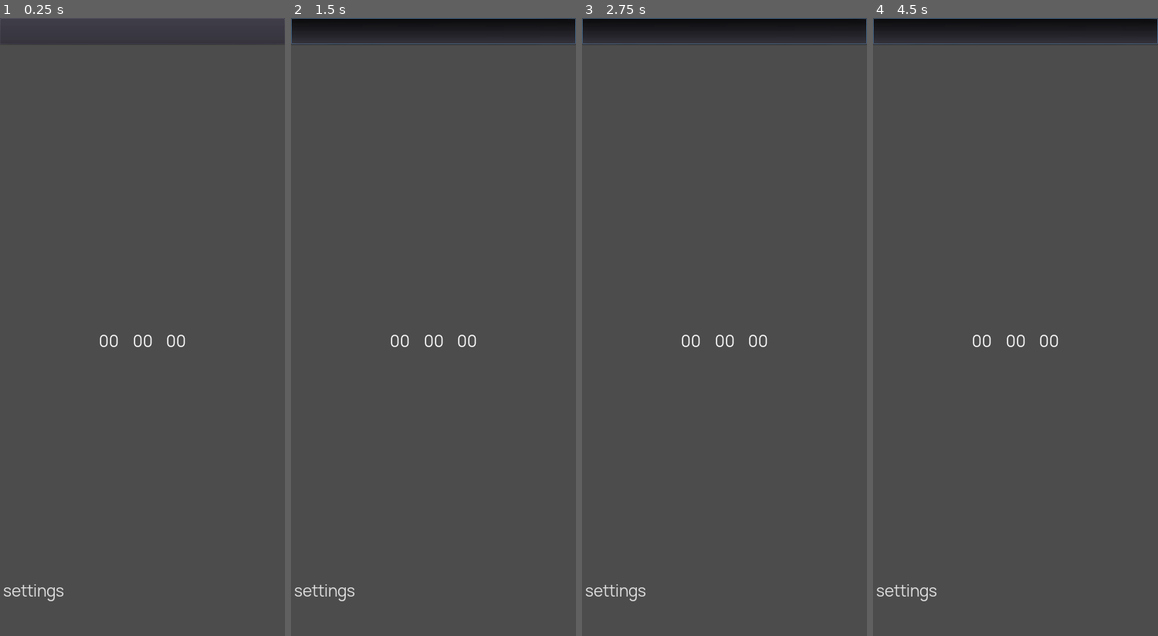
Above: before the commit, frames 1-4 (left to right).
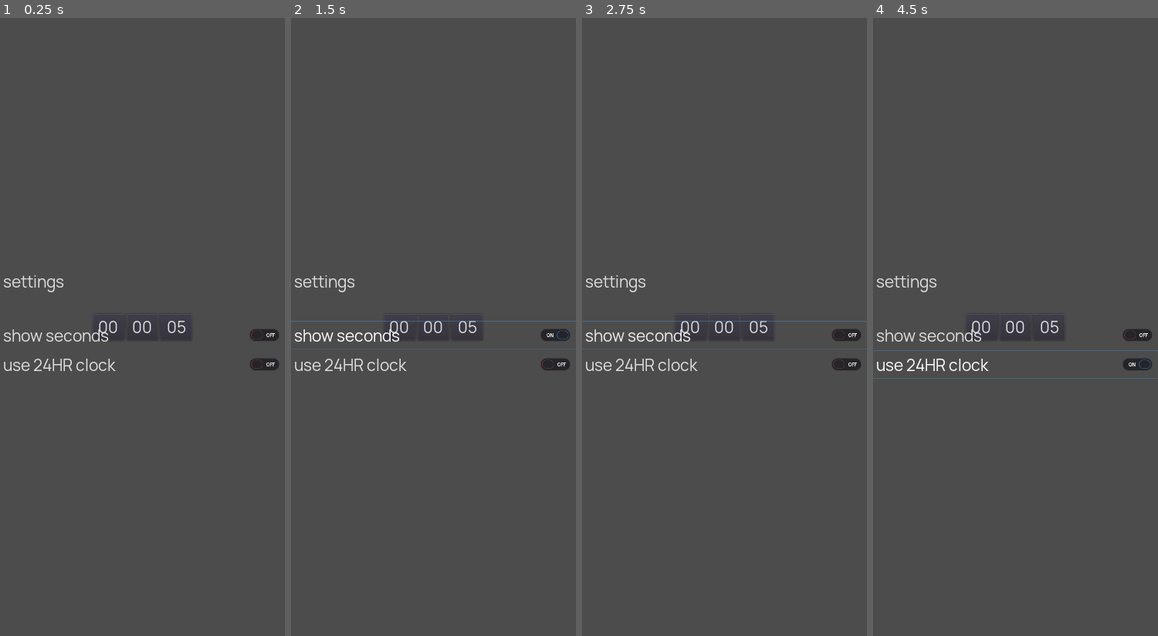
Above: after the commit, the same moments.

Repository: mrwm/clock
Game: Godot game, scene res://Main.tscn
Two runs of this game, one before a commit and one after it. Both use one fixed random seed, a clock stepped at 60 frames per second and the inputs below.
Inputs (mouse positions are in pixels of both pictures, inside the frame that each line leads up to):
- Up to frame 1 (0.25 s): no input
- Up to frame 2 (1.5 s): click (433, 30) at 0.52 s; click (399, 327) at 1.25 s, where only the run after the commit has a clickable "00"
- Up to frame 3 (2.75 s): click (724, 327) at 2 s, where only the run after the commit has a clickable "00"
- Up to frame 4 (4.5 s): click (1049, 327) at 2.75 s, where only the run after the commit has a clickable "05"; click (1015, 333) at 3.5 s, where only the run after the commit has a clickable "show seconds"; click (1015, 364) at 4.25 s, where only the run after the commit has a clickable "use 24HR clock"

The runs differ from the first frame. In frame 1, 1.9% of the frame differs, in the area x 0-100%, y 3-95%; in frame 2, 6.2%; in frame 3, 6.2%; in frame 4, 6.2%, in the area x 0-100%, y 0-95%.

Commit message:
todo: change the menu to take up only the bottom of the screen instead of covering all of it.

Diff:
--- a/Main.gd
+++ b/Main.gd
@@ -67,7 +67,7 @@
     add_child(menu) #uncomment once timer is finished
     isSceneLoaded = true
 
-func _process(delta):
+func _process(_delta):
   if (Variables.swipeDirection == Variables.SwipeDirection.UP):
     print("up")
     pass
--- a/Menu.gd
+++ b/Menu.gd
@@ -45,6 +45,7 @@
       menuHide += $MenuList.get_child(i).rect_size.y;
     pass
   menuHide = menuHide - ($MenuList.get_child(0).rect_size.y * 2);
+
 
 # TODO:
 #
@@ -57,6 +58,7 @@
 # -[x] Fix menu text after transitions
 # -[x] Fix menu button start/resume text on transition
 # -[x] Fix menu button not updating when switching from started stopwatch to clock and back
+# -[ ] Get menu hitbox to only take up bottom of the screen
 # -[ ] Change menu from settings to bottom bar
 #
 
--- a/Menu.tscn
+++ b/Menu.tscn
@@ -5,10 +5,10 @@
 [node name="Menu" type="Control"]
 anchor_right = 1.0
 anchor_bottom = 1.0
+margin_top = 1170.0
 script = ExtResource( 1 )
 
 [node name="MenuList" type="VBoxContainer" parent="."]
-anchor_top = 0.5
 anchor_right = 1.0
 anchor_bottom = 1.0
 rect_pivot_offset = Vector2( -2255, -1241 )
--- a/Timer.gd
+++ b/Timer.gd
@@ -4,28 +4,25 @@
 var logged = {
   hour = 0,
   minute = 0,
-  second = 0,
+  second = 5, #temp time for now
   }
 
-onready var hourLabel = $"VBoxContainer/CenterContainer/TimeSplit/Hour";
-onready var minuteLabel = $"VBoxContainer/CenterContainer/TimeSplit/Minute";
-onready var secondLabel = $"VBoxContainer/CenterContainer/TimeSplit/Second";
-
-onready var btn = $"VBoxContainer/Button";
+onready var hourBtn = $"VBoxContainer/CenterContainer/TimeSplit/Hour";
+onready var minuteBtn = $"VBoxContainer/CenterContainer/TimeSplit/Minute";
+onready var secondBtn = $"VBoxContainer/CenterContainer/TimeSplit/Second";
 
 var timer := Timer.new()
 
 # Called when the node enters the scene tree for the first time.
 func _ready():
-  #Variables.currentScene = Variables.CurrentSceneIs.TIMER
-  btn.connect("toggled", self, "_on_btn_toggled")
-  btn.toggle_mode = true
+  hourBtn.connect("toggled", self, "_on_hourBtn_toggled")
+  hourBtn.toggle_mode = true
 
   _prepareTimer()
 
-  hourLabel.rect_min_size = Vector2(120,0);
-  minuteLabel.rect_min_size = Vector2(120,0);
-  secondLabel.rect_min_size = Vector2(120,0);
+  hourBtn.rect_min_size = Vector2(120,0);
+  minuteBtn.rect_min_size = Vector2(120,0);
+  secondBtn.rect_min_size = Vector2(120,0);
 
   Variables.timerRun = false;
 
@@ -45,9 +42,9 @@
     logged.second = str("0") + str(logged.second);
 
   # Set the text
-  hourLabel.set_text(str(logged.hour));
-  minuteLabel.set_text(str(logged.minute));
-  secondLabel.set_text(str(logged.second));
+  hourBtn.set_text(str(logged.hour));
+  minuteBtn.set_text(str(logged.minute));
+  secondBtn.set_text(str(logged.second));
 
   # Set timer button
   if (Variables.setTimer):
@@ -89,13 +86,10 @@
   timer.connect("timeout", self, "_on_Timeout")
   add_child(timer)
 
-var number = 0;
-func _on_btn_toggled(event):
-  print(event, number)
-  OS.keyboard_set_current_layout(number)
+func _on_hourBtn_toggled(event):
+  print(event)
   if(event):
     OS.show_virtual_keyboard()
-    number += 1
   else:
     OS.hide_virtual_keyboard()
 
--- a/Timer.tscn
+++ b/Timer.tscn
@@ -12,50 +12,39 @@
 anchor_bottom = 1.0
 alignment = 1
 
-[node name="Button" type="Button" parent="VBoxContainer"]
-margin_right = 1080.0
-margin_bottom = 101.0
-
 [node name="CenterContainer" type="CenterContainer" parent="VBoxContainer"]
-margin_top = 109.0
 margin_right = 1080.0
 margin_bottom = 2340.0
 size_flags_horizontal = 3
 size_flags_vertical = 3
 
 [node name="TimeSplit" type="HBoxContainer" parent="VBoxContainer/CenterContainer"]
-margin_left = 395.0
-margin_top = 1071.0
-margin_right = 685.0
-margin_bottom = 1160.0
+margin_left = 359.0
+margin_top = 1119.0
+margin_right = 721.0
+margin_bottom = 1220.0
 size_flags_horizontal = 3
 size_flags_vertical = 3
 
-[node name="Hour" type="Label" parent="VBoxContainer/CenterContainer/TimeSplit"]
-margin_right = 88.0
-margin_bottom = 89.0
+[node name="Hour" type="Button" parent="VBoxContainer/CenterContainer/TimeSplit"]
+margin_right = 112.0
+margin_bottom = 101.0
 size_flags_horizontal = 3
 size_flags_vertical = 7
 text = "HH"
-align = 1
-valign = 1
 
-[node name="Minute" type="Label" parent="VBoxContainer/CenterContainer/TimeSplit"]
-margin_left = 96.0
-margin_right = 204.0
-margin_bottom = 89.0
+[node name="Minute" type="Button" parent="VBoxContainer/CenterContainer/TimeSplit"]
+margin_left = 120.0
+margin_right = 252.0
+margin_bottom = 101.0
 size_flags_horizontal = 3
 size_flags_vertical = 7
 text = "MM"
-align = 1
-valign = 1
 
-[node name="Second" type="Label" parent="VBoxContainer/CenterContainer/TimeSplit"]
-margin_left = 212.0
-margin_right = 290.0
-margin_bottom = 89.0
+[node name="Second" type="Button" parent="VBoxContainer/CenterContainer/TimeSplit"]
+margin_left = 260.0
+margin_right = 362.0
+margin_bottom = 101.0
 size_flags_horizontal = 3
 size_flags_vertical = 7
 text = "SS"
-align = 1
-valign = 1
